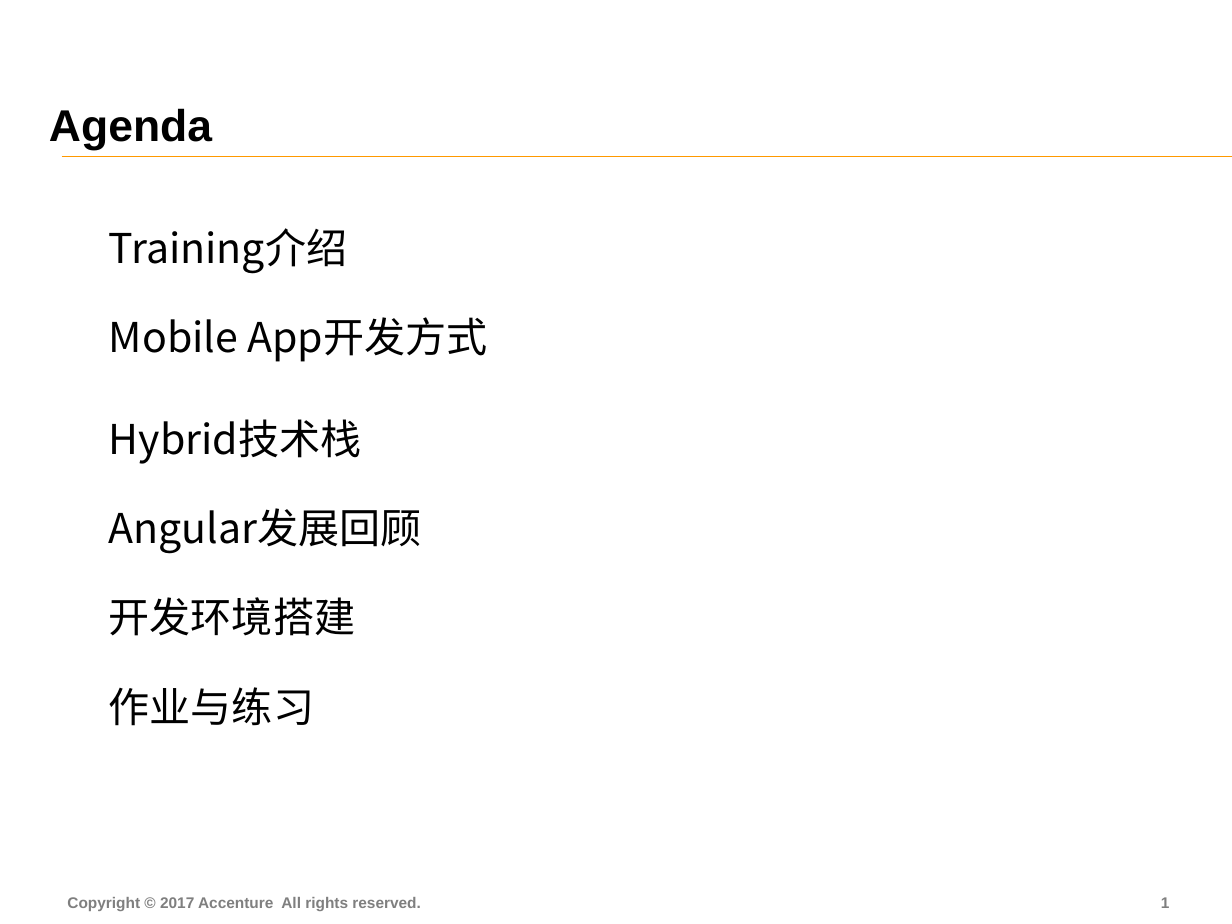
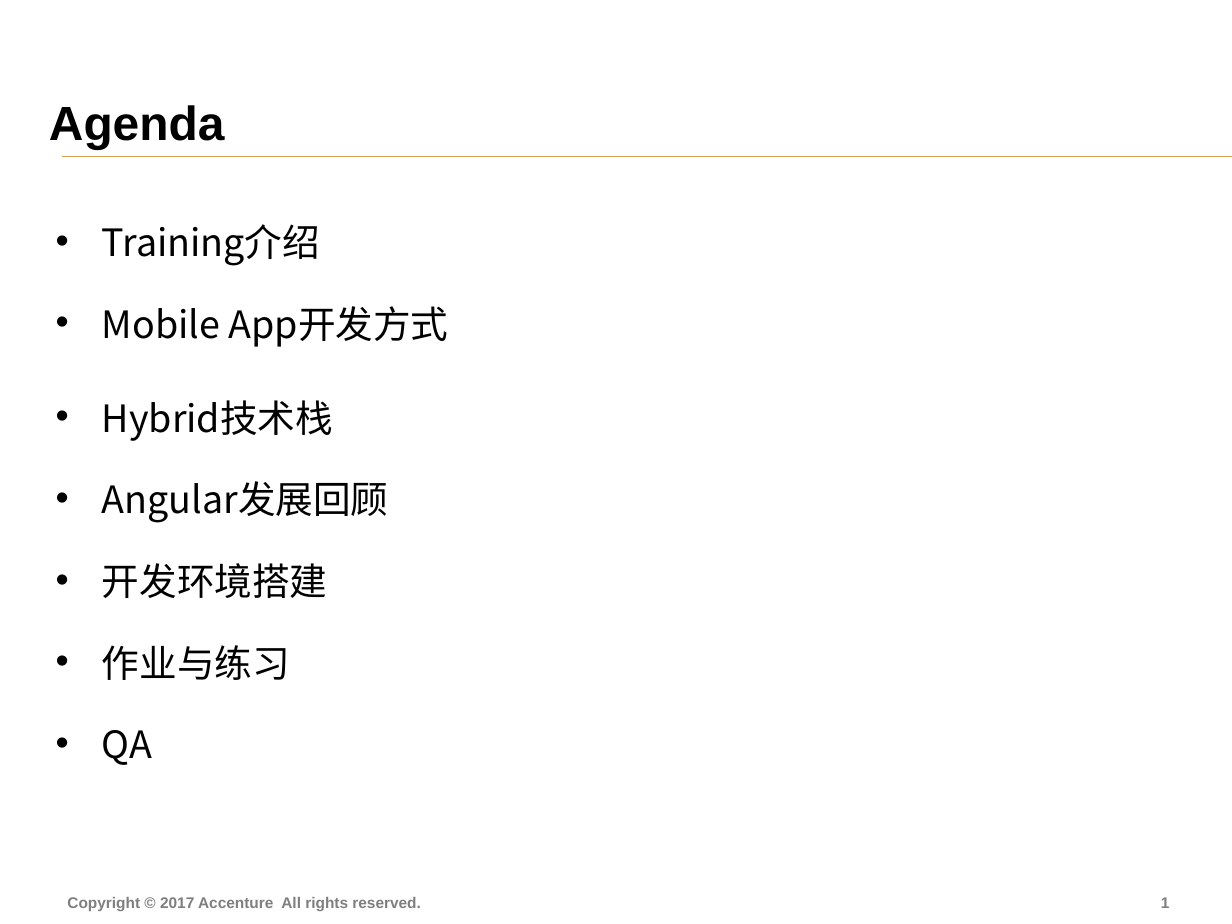
Before and after one commit to FS-Angular-Interest-Group/AngularTraining, a slide deck: slide 2 of PPT/01-Accenture-FS-Angular-Introduce.pptx. Drawn at 1232x924 pixels with LibreOffice and Linux fonts; fonts in the diff are those of the drawing. Boxes give left, top, right and bottom in pixels: in the first picture for what was removed or moved away, otherwise in the second. Text is boxed around its words. In the diff, an @@ line names an element or a change of style, - is before the commit and + after.

Commit message:
Change FontSize of PPT

```diff
--- a/PPT/01-Accenture-FS-Angular-Introduce.pptx
+++ b/PPT/01-Accenture-FS-Angular-Introduce.pptx
@@ title "Agenda" at [49,105,224,149]: size 26 to 28 pt @@
@@ table at [43,180,1068,924] @@
-row 2, column 1: Hybrid技术栈 / Angular发展回顾 / 开发环境搭建 / 作业与练习
+row 2, column 1: Hybrid技术栈 / Angular发展回顾 / 开发环境搭建 / 作业与练习 / QA
@@ size 24 to 22 pt in "Training介绍", "Mobile App开发方式" @@
@@ bullet none to • @@
@@ table: place and size @@
-table at [96,180,1121,924]
+table at [43,180,1068,924]
```
Also in this commit, not shown: 3 other slides changed, 2 other files.
